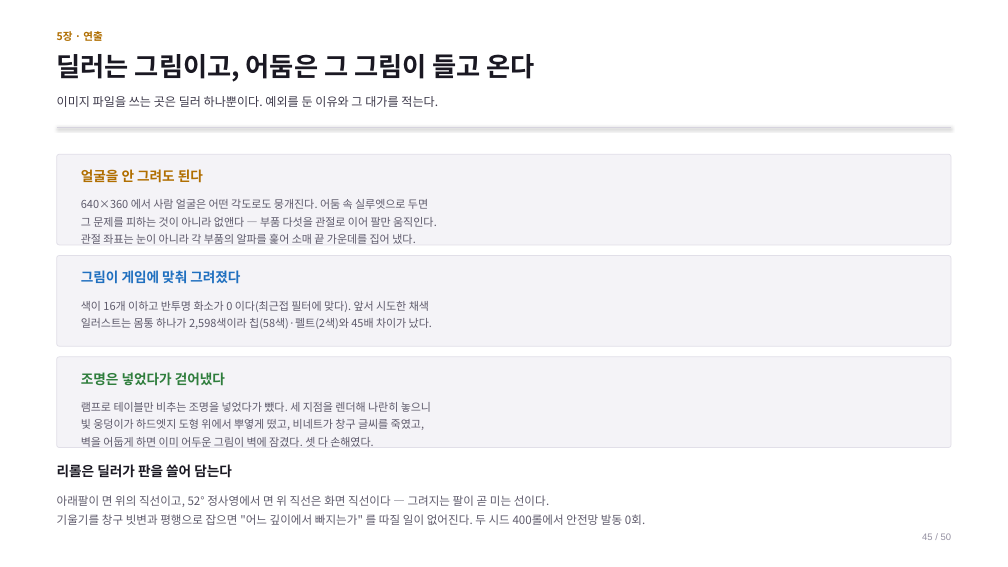
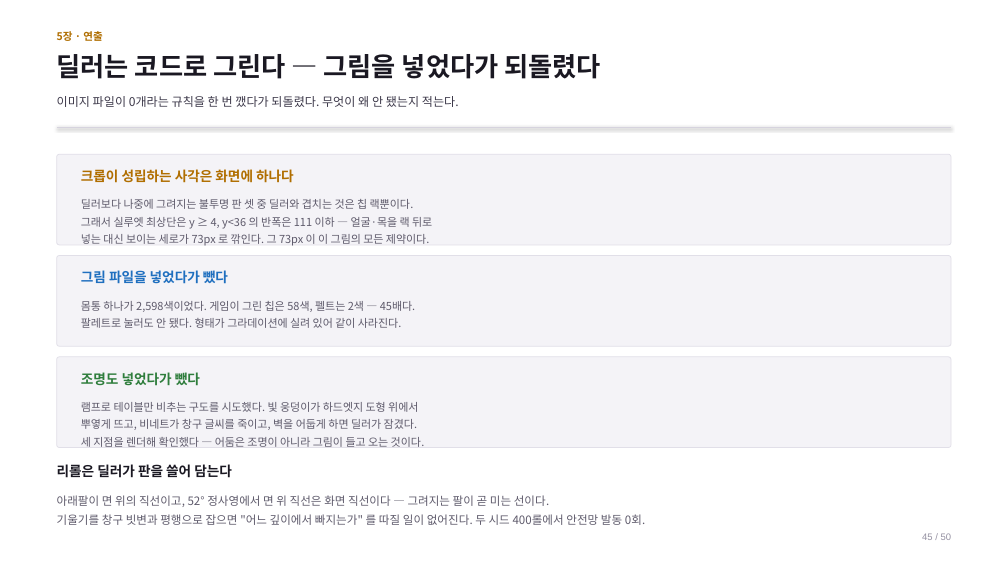
Before and after one commit to GGbong69/test-03, a slide deck: slide 45 of docs/기획서.pptx. Drawn at 1008x567 pixels with LibreOffice and Linux fonts; fonts in the diff are those of the drawing. Boxes give left, top, right and bottom in pixels: in the first picture for what was removed or moved away, otherwise in the second. Text is boxed around its words. In the diff, an @@ line names an element or a change of style, - is before the commit and + after.

```diff
--- a/docs/기획서.pptx
+++ b/docs/기획서.pptx
@@ text at (x1=57, y1=54, x2=600, y2=79): text changed @@
-딜러는 그림이고, 어둠은 그 그림이 들고 온다
+딜러는 코드로 그린다 — 그림을 넣었다가 되돌렸다
@@ text at (x1=57, y1=96, x2=459, y2=107): text changed @@
-이미지 파일을 쓰는 곳은 딜러 하나뿐이다. 예외를 둔 이유와 그 대가를 적는다.
+이미지 파일이 0개라는 규칙을 한 번 깼다가 되돌렸다. 무엇이 왜 안 됐는지 적는다.
@@ text at (x1=81, y1=169, x2=294, y2=183): text changed @@
-얼굴을 안 그려도 된다
+크롭이 성립하는 사각은 화면에 하나다
@@ text at (x1=81, y1=199, x2=432, y2=246): text changed @@
-640×360 에서 사람 얼굴은 어떤 각도로도 뭉개진다. 어둠 속 실루엣으로 두면
-그 문제를 피하는 것이 아니라 없앤다 — 부품 다섯을 관절로 이어 팔만 움직인다.
-관절 좌표는 눈이 아니라 각 부품의 알파를 훑어 소매 끝 가운데를 집어 냈다.
+딜러보다 나중에 그려지는 불투명 판 셋 중 딜러와 겹치는 것은 칩 랙뿐이다.
+그래서 실루엣 최상단은 y ≥ 4, y<36 의 반폭은 111 이하 — 얼굴·목을 랙 뒤로
+넣는 대신 보이는 세로가 73px 로 깎인다. 그 73px 이 이 그림의 모든 제약이다.
@@ text at (x1=81, y1=270, x2=228, y2=284): text changed @@
-그림이 게임에 맞춰 그려졌다
+그림 파일을 넣었다가 뺐다
@@ text at (x1=81, y1=301, x2=415, y2=328): text changed @@
-색이 16개 이하고 반투명 화소가 0 이다(최근접 필터에 맞다). 앞서 시도한 채색
-일러스트는 몸통 하나가 2,598색이라 칩(58색)·펠트(2색)와 45배 차이가 났다.
+몸통 하나가 2,598색이었다. 게임이 그린 칩은 58색, 펠트는 2색 — 45배다.
+팔레트로 눌러도 안 됐다. 형태가 그라데이션에 실려 있어 같이 사라진다.
@@ text at (x1=81, y1=372, x2=200, y2=386): text changed @@
-조명은 넣었다가 걷어냈다
+조명도 넣었다가 뺐다
@@ text at (x1=81, y1=402, x2=425, y2=447): text changed @@
-램프로 테이블만 비추는 조명을 넣었다가 뺐다. 세 지점을 렌더해 나란히 놓으니
-빛 웅덩이가 하드엣지 도형 위에서 뿌옇게 떴고, 비네트가 창구 글씨를 죽였고,
-벽을 어둡게 하면 이미 어두운 그림이 벽에 잠겼다. 셋 다 손해였다.
+램프로 테이블만 비추는 구도를 시도했다. 빛 웅덩이가 하드엣지 도형 위에서
+뿌옇게 뜨고, 비네트가 창구 글씨를 죽이고, 벽을 어둡게 하면 딜러가 잠겼다.
+세 지점을 렌더해 확인했다 — 어둠은 조명이 아니라 그림이 들고 오는 것이다.
```
Also in this commit, not shown: 1 other file.
